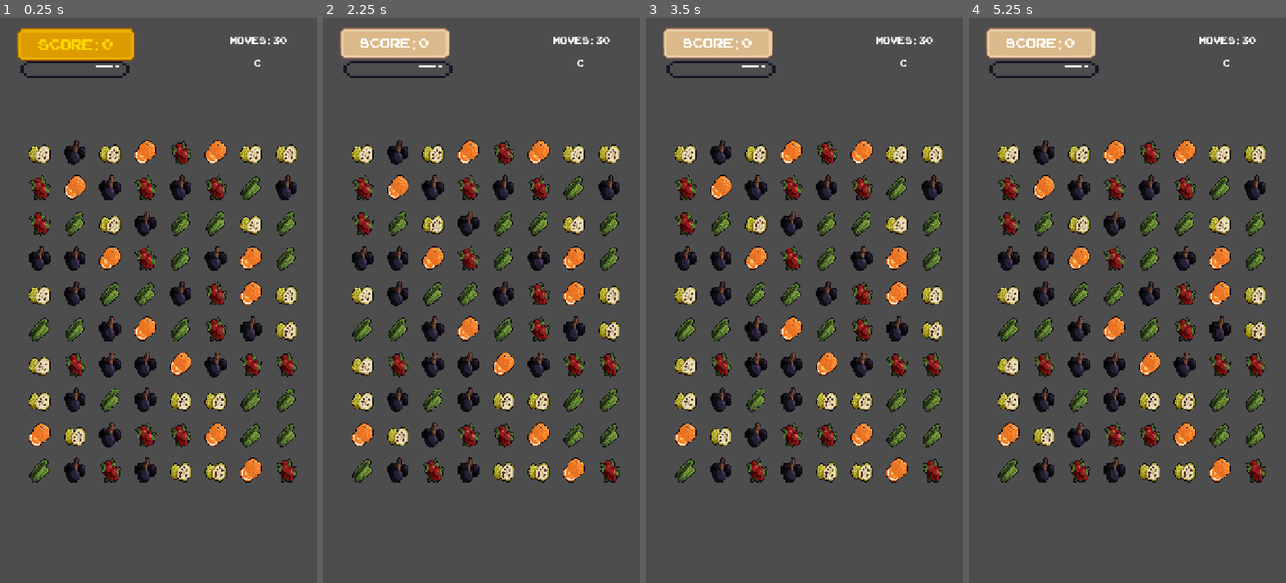
Above: before the commit, frames 1-4 (left to right).
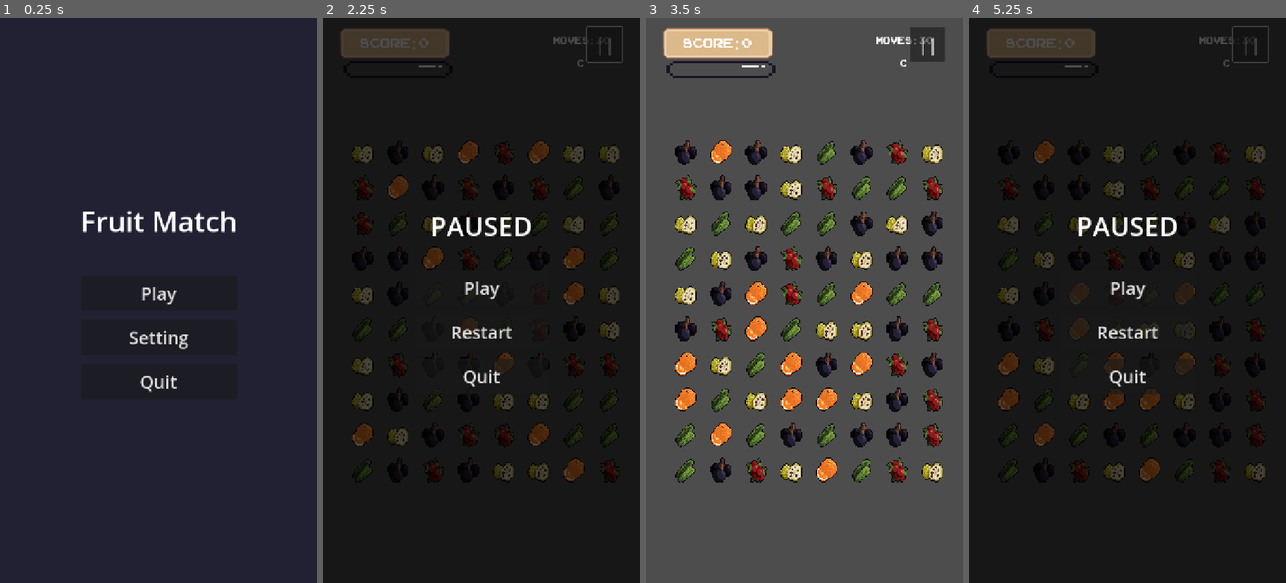
Above: after the commit, the same moments.

Repository: danieljuan6278/Fruit
Game: Godot game, scene res://scene/main_menu.tscn
The game is run twice, just before and just after one commit, with the same random seed, the same clock (stepped at 60 frames per second) and the same inputs. Before the commit the project starts from res://scene/game.tscn.
Inputs (mouse positions are in pixels of both pictures, inside the frame that each line leads up to):
- Up to frame 1 (0.25 s): no input
- Up to frame 2 (2.25 s): click (481, 340) at 0.5 s, where only the run after the commit has a clickable "Setting"; click (481, 294) at 1.25 s, where only the run after the commit has a clickable "Play"; click (605, 46) at 2 s, where only the run after the commit has a clickable "||"
- Up to frame 3 (3.5 s): click (804, 334) at 2.75 s, where only the run after the commit has a clickable "Restart"
- Up to frame 4 (5.25 s): click (1251, 46) at 3.5 s, where only the run after the commit has a clickable "||"; click (1127, 289) at 4.25 s, where only the run after the commit has a clickable "Play"; click (1251, 46) at 5 s, where only the run after the commit has a clickable "||"

The runs differ from the first frame. In frame 1, 98% of the frame differs, in the area x 0-100%, y 0-100%; in frame 2, 96%; in frame 3, 14%; in frame 4, 96%.

Commit message:
adding start, settings and quit interface

Diff:
--- a/project.godot
+++ b/project.godot
@@ -11,7 +11,7 @@
 [application]
 
 config/name="Armilyn"
-run/main_scene="uid://drridt7xjfkdc"
+run/main_scene="res://scene/main_menu.tscn"
 config/features=PackedStringArray("4.5", "GL Compatibility")
 config/icon="res://icon.svg"
 
--- /dev/null
+++ b/scene/main_menu.tscn
@@ -0,0 +1,64 @@
+[gd_scene load_steps=2 format=3 uid="uid://cos8gqde645is"]
+
+[ext_resource type="Script" path="res://script/main_menu.gd" id="1_mainmenu"]
+
+[node name="MainMenu" type="Control"]
+layout_mode = 3
+anchors_preset = 15
+anchor_right = 1.0
+anchor_bottom = 1.0
+grow_horizontal = 2
+grow_vertical = 2
+script = ExtResource("1_mainmenu")
+
+[node name="AnimatedBackgroundPlaceholder" type="ColorRect" parent="."]
+layout_mode = 1
+anchors_preset = 15
+anchor_right = 1.0
+anchor_bottom = 1.0
+grow_horizontal = 2
+grow_vertical = 2
+color = Color(0.13, 0.13, 0.2, 1)
+
+[node name="VBoxContainer" type="VBoxContainer" parent="."]
+layout_mode = 1
+anchors_preset = 8
+anchor_left = 0.5
+anchor_top = 0.5
+anchor_right = 0.5
+anchor_bottom = 0.5
+offset_left = -150.0
+offset_top = -150.0
+offset_right = 150.0
+offset_bottom = 150.0
+grow_horizontal = 2
+grow_vertical = 2
+theme_override_constants/separation = 20
+
+[node name="Title" type="Label" parent="VBoxContainer"]
+layout_mode = 2
+theme_override_font_sizes/font_size = 64
+text = "Fruit Match"
+horizontal_alignment = 1
+
+[node name="Spacer" type="Control" parent="VBoxContainer"]
+custom_minimum_size = Vector2(0, 40)
+layout_mode = 2
+
+[node name="PlayButton" type="Button" parent="VBoxContainer"]
+custom_minimum_size = Vector2(0, 80)
+layout_mode = 2
+theme_override_font_sizes/font_size = 40
+text = "Play"
+
+[node name="SettingButton" type="Button" parent="VBoxContainer"]
+custom_minimum_size = Vector2(0, 80)
+layout_mode = 2
+theme_override_font_sizes/font_size = 40
+text = "Setting"
+
+[node name="QuitButton" type="Button" parent="VBoxContainer"]
+custom_minimum_size = Vector2(0, 80)
+layout_mode = 2
+theme_override_font_sizes/font_size = 40
+text = "Quit"
--- a/script/combo_display.gd
+++ b/script/combo_display.gd
@@ -11,7 +11,7 @@
 	horizontal_alignment = HORIZONTAL_ALIGNMENT_CENTER
 	vertical_alignment = VERTICAL_ALIGNMENT_CENTER
 
-func show_combo_at(position: Vector2, combo_count: int = ):
+func show_combo_at(position: Vector2, combo_count: int = 3):
 	"""Show combo notification at given position"""
 	self.global_position = position - size / 2
 	text = "Combo"
--- a/script/game.gd
+++ b/script/game.gd
@@ -32,6 +32,8 @@
 	# Set UI manager's game state reference
 	if ui_manager:
 		ui_manager.set_game_state(game_state)
+
+	setup_pause_menu()
 
 	all_pieces = make_2d_array()
 	spawn_board()
@@ -254,3 +256,95 @@
 func _on_score_updated(total: int, phase: int):
 	"""Called when score updates"""
 	print("Score updated - Total: %d, Phase: %d" % [total, phase])
+
+# --- PAUSE MENU LOGIC ---
+var pause_panel: ColorRect
+
+func setup_pause_menu():
+	var canvas = CanvasLayer.new()
+	canvas.layer = 100 # Put it on top
+	canvas.process_mode = Node.PROCESS_MODE_ALWAYS
+	add_child(canvas)
+
+	# Pause button on HUD
+	var pause_btn = Button.new()
+	pause_btn.text = "||" # Pause icon or text
+	pause_btn.add_theme_font_size_override("font_size", 40)
+
+	# For mobile, it's nice to have it in the top corner. Since width is 8 * 80 = 640 approx, x=600 is good
+	pause_btn.position = Vector2(600, 20)
+	pause_btn.size = Vector2(80, 80)
+	pause_btn.pressed.connect(show_pause_menu)
+	canvas.add_child(pause_btn)
+
+	# Pause panel
+	pause_panel = ColorRect.new()
+	pause_panel.color = Color(0, 0, 0, 0.7)
+	pause_panel.set_anchors_preset(Control.PRESET_FULL_RECT)
+	# Size manually since anchors might be tricky if parent isn't a Control
+	var viewport_size = get_viewport_rect().size
+	pause_panel.size = viewport_size
+	if viewport_size == Vector2.ZERO:
+		pause_panel.size = Vector2(720, 1280) # Fallback size
+
+	pause_panel.hide()
+	canvas.add_child(pause_panel)
+
+	var vbox = VBoxContainer.new()
+	vbox.set_anchors_preset(Control.PRESET_CENTER)
+	vbox.add_theme_constant_override("separation", 20)
+	vbox.position = Vector2(pause_panel.size.x / 2 - 150, pause_panel.size.y / 2 - 150)
+	vbox.size = Vector2(300, 300)
+	pause_panel.add_child(vbox)
+
+	var title = Label.new()
+	title.text = "PAUSED"
+	title.add_theme_font_size_override("font_size", 60)
+	title.horizontal_alignment = HORIZONTAL_ALIGNMENT_CENTER
+	vbox.add_child(title)
+
+	var spacer = Control.new()
+	spacer.custom_minimum_size = Vector2(0, 20)
+	vbox.add_child(spacer)
+
+	var resume_btn = Button.new()
+	resume_btn.text = "Play"
+	resume_btn.custom_minimum_size = Vector2(300, 80)
+	resume_btn.add_theme_font_size_override("font_size", 40)
+	resume_btn.pressed.connect(resume_game)
+	vbox.add_child(resume_btn)
+
+	var restart_btn = Button.new()
+	restart_btn.text = "Restart"
+	restart_btn.custom_minimum_size = Vector2(300, 80)
+	restart_btn.add_theme_font_size_override("font_size", 40)
+	restart_btn.pressed.connect(restart_game)
+	vbox.add_child(restart_btn)
+
+	var quit_btn = Button.new()
+	quit_btn.text = "Quit"
+	quit_btn.custom_minimum_size = Vector2(300, 80)
+	quit_btn.add_theme_font_size_override("font_size", 40)
+	quit_btn.pressed.connect(quit_to_main)
+	vbox.add_child(quit_btn)
+
+func show_pause_menu():
+	get_tree().paused = true
+	var viewport_size = get_viewport_rect().size
+	if viewport_size != Vector2.ZERO:
+		pause_panel.size = viewport_size
+		var vbox = pause_panel.get_child(0)
+		vbox.position = Vector2(pause_panel.size.x / 2 - vbox.size.x / 2, pause_panel.size.y / 2 - vbox.size.y / 2)
+	pause_panel.show()
+
+func resume_game():
+	get_tree().paused = false
+	pause_panel.hide()
+
+func restart_game():
+	get_tree().paused = false
+	get_tree().reload_current_scene()
+
+func quit_to_main():
+	get_tree().paused = false
+	get_tree().change_scene_to_file("res://scene/main_menu.tscn")
--- /dev/null
+++ b/script/main_menu.gd
@@ -0,0 +1,15 @@
+extends Control
+
+func _ready():
+	$VBoxContainer/PlayButton.pressed.connect(_on_play_pressed)
+	$VBoxContainer/SettingButton.pressed.connect(_on_setting_pressed)
+	$VBoxContainer/QuitButton.pressed.connect(_on_quit_pressed)
+
+func _on_play_pressed():
+	get_tree().change_scene_to_file("res://scene/game.tscn")
+
+func _on_setting_pressed():
+	print("Settings not implemented yet")
+
+func _on_quit_pressed():
+	get_tree().quit()
Not shown, added: script/main_menu.gd.uid
